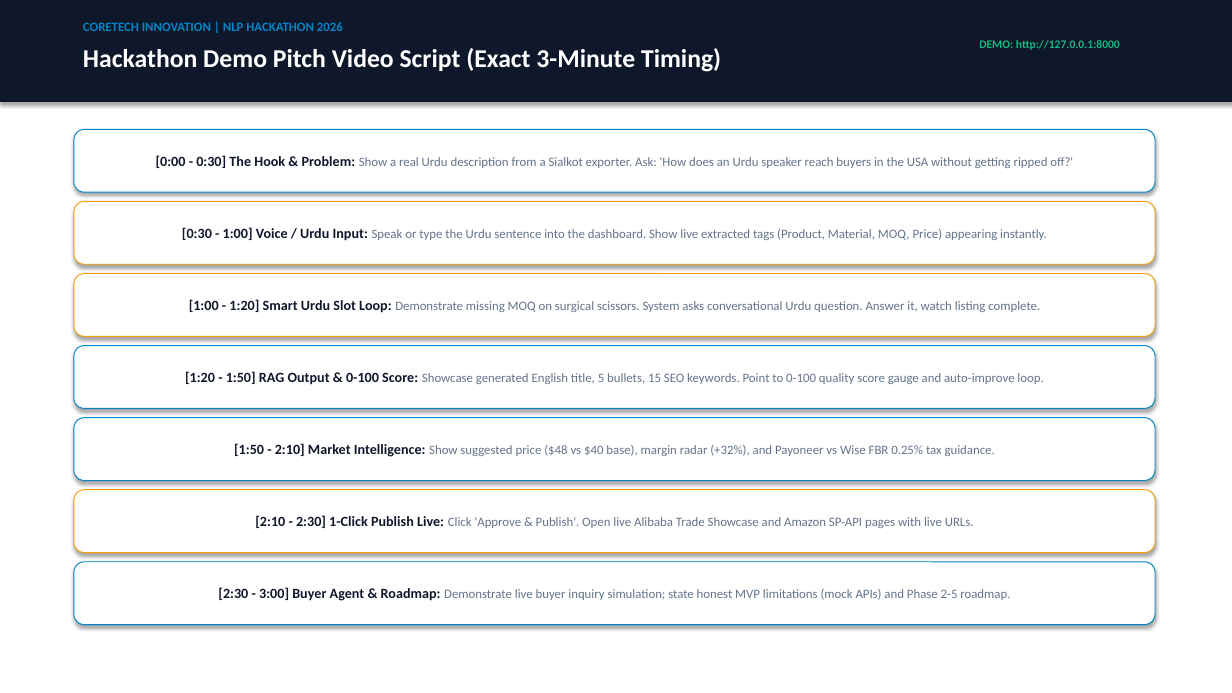
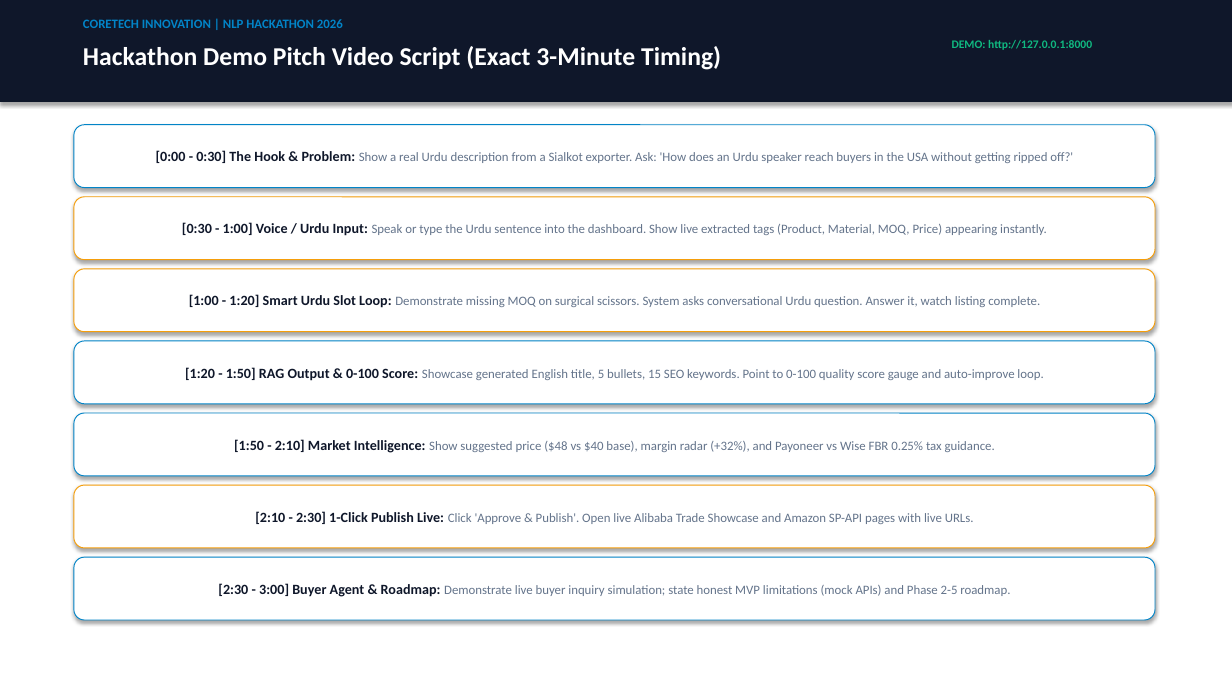
Before and after one commit to shahzaibswe/ai-export-manager, a slide deck: slide 13 of AI_Export_Manager_Hackathon_Presentation.pptx (slide 10 before the commit). Drawn at 1232x693 pixels with LibreOffice and Linux fonts; fonts in the diff are those of the drawing. Boxes give left, top, right and bottom in pixels: in the first picture for what was removed or moved away, otherwise in the second. Text is boxed around its words. In the diff, an @@ line names an element or a change of style, - is before the commit and + after.

```diff
--- a/AI_Export_Manager_Hackathon_Presentation.pptx
+++ b/AI_Export_Manager_Hackathon_Presentation.pptx
@@ text "DEMO: http://127.0.0.1:8000": place and size @@
-text "DEMO: http://127.0.0.1:8000" at [979, 40, 1120, 50]
+text "DEMO: http://127.0.0.1:8000" at [952, 40, 1092, 50]
@@ 7 rounded rectangles: place and size @@
-7 rounded rectangles at [74, 129, 1155, 625]
+7 rounded rectangles at [74, 125, 1155, 620]
```
Also in this commit, not shown: 9 other slides changed, 5 slides added, 5 slides removed, 10 other files.
